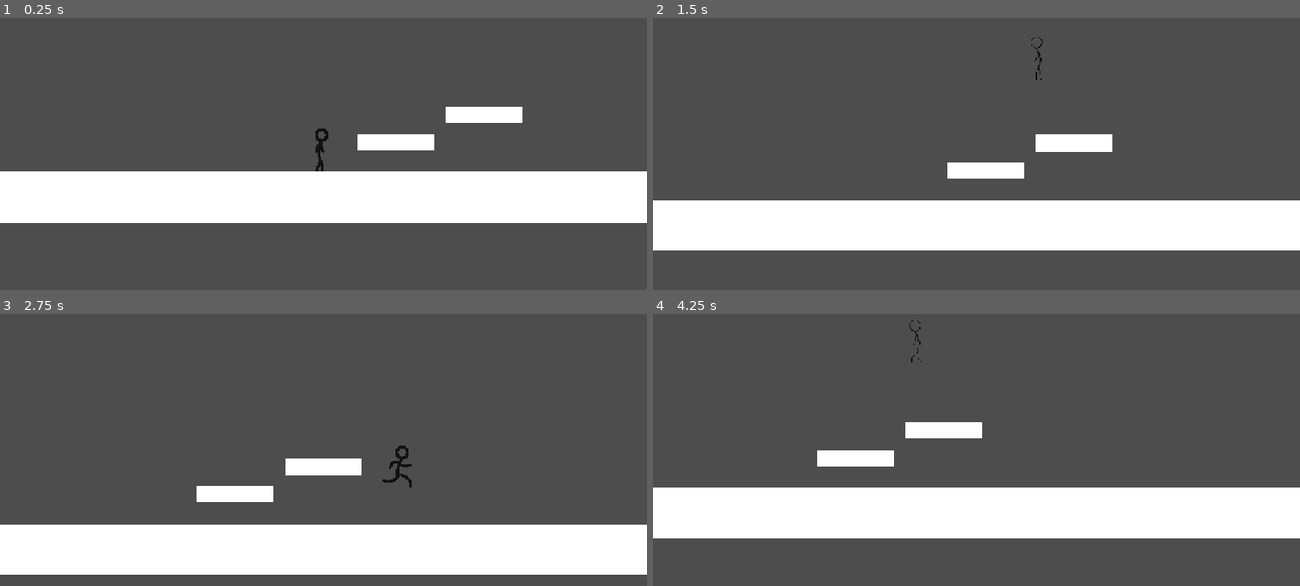
Above: before the commit, frames 1-4 (two rows, left to right).
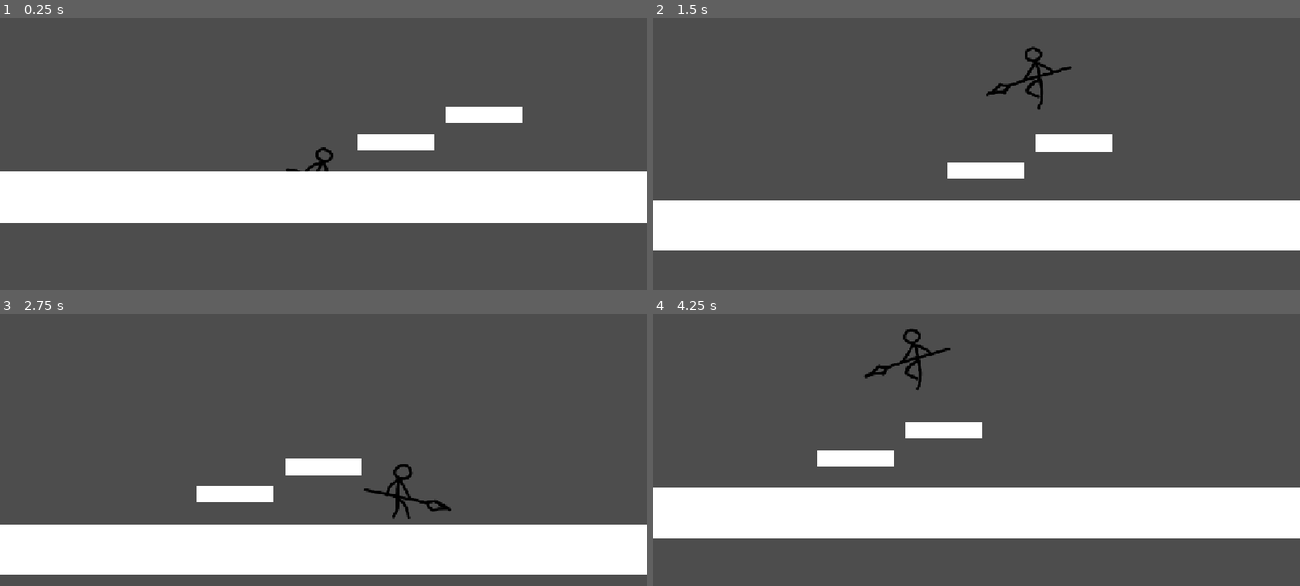
Above: after the commit, the same moments.

Repository: Bogay/by-hook-or-by-crook
Game: Godot game, scene res://Scenes/basic_scene.tscn
Same seed, same stepped clock (60 frames per second), same inputs: the game is played once before the commit and once after it.
Inputs:
- Up to frame 1 (0.25 s): no input
- Up to frame 2 (1.5 s): hold D (right) 0.53-1.28 s; tap Space (jump) at 0.6, 0.77, 1.07, 1.35 s; hold S (down) from 1.28 s (still down)
- Up to frame 3 (2.75 s): tap Space (jump) at 1.52, 1.82, 2.1 s; release S (down) at 2.03 s; hold D (right) from 2.03 s (still down)
- Up to frame 4 (4.25 s): release D (right) at 2.78 s; hold W (up) 2.78-3.53 s; tap Space (jump) at 2.85, 3.02, 3.32, 3.6, 3.77, 4.07 s; hold A (left) from 3.53 s (still down)

The runs differ from the first frame. In frame 1, 0.2% of the frame differs, in the area x 44-52%, y 40-57%; in frame 2, 0.5%; in frame 3, 0.6%, in the area x 56-70%, y 48-76%; in frame 4, 0.5%.

Commit message:
feat: add animation

Diff:
--- a/Animations/Player_sprite_frames.tres
+++ b/Animations/Player_sprite_frames.tres
@@ -1,9 +1,13 @@
-[gd_resource type="SpriteFrames" load_steps=33 format=3 uid="uid://bvkhxxduyv7jo"]
+[gd_resource type="SpriteFrames" load_steps=54 format=3 uid="uid://bvkhxxduyv7jo"]
 
 [ext_resource type="Texture2D" uid="uid://bde0idma40lrr" path="res://Resources/StickmanPack/Idle/thickIdleSheet.png" id="1_1gpeh"]
 [ext_resource type="Texture2D" uid="uid://bsumdp5ocoinl" path="res://Resources/StickmanPack/Punch/thickPunchSheet.png" id="1_b44xj"]
 [ext_resource type="Texture2D" uid="uid://bc6llwvyv1vd3" path="res://Resources/StickmanPack/Run/thickRunSheet.png" id="2_b44xj"]
+[ext_resource type="Texture2D" uid="uid://dxt7qlqc5cdi7" path="res://Resources/stickman/attack.png" id="2_exy21"]
 [ext_resource type="Texture2D" uid="uid://duhrhoa63bjws" path="res://Resources/StickmanPack/Jump/Jump.png" id="3_t5otg"]
+[ext_resource type="Texture2D" uid="uid://b77601lr61hm3" path="res://Resources/stickman/idle.png" id="4_i12xo"]
+[ext_resource type="Texture2D" uid="uid://bxs38qrxd5ywo" path="res://Resources/stickman/walk.png" id="5_63wog"]
+[ext_resource type="Texture2D" uid="uid://657lqsdlgbfx" path="res://Resources/stickman/jump.png" id="6_g3ntx"]
 
 [sub_resource type="AtlasTexture" id="AtlasTexture_h2iha"]
 atlas = ExtResource("1_b44xj")
@@ -45,6 +49,26 @@
 atlas = ExtResource("1_b44xj")
 region = Rect2(576, 0, 64, 64)
 
+[sub_resource type="AtlasTexture" id="AtlasTexture_ttt6v"]
+atlas = ExtResource("2_exy21")
+region = Rect2(0, 0, 192, 128)
+
+[sub_resource type="AtlasTexture" id="AtlasTexture_0s1nw"]
+atlas = ExtResource("2_exy21")
+region = Rect2(192, 0, 192, 128)
+
+[sub_resource type="AtlasTexture" id="AtlasTexture_x83fr"]
+atlas = ExtResource("2_exy21")
+region = Rect2(384, 0, 192, 128)
+
+[sub_resource type="AtlasTexture" id="AtlasTexture_fna4l"]
+atlas = ExtResource("2_exy21")
+region = Rect2(0, 128, 192, 128)
+
+[sub_resource type="AtlasTexture" id="AtlasTexture_httlm"]
+atlas = ExtResource("2_exy21")
+region = Rect2(192, 128, 192, 128)
+
 [sub_resource type="AtlasTexture" id="AtlasTexture_t5otg"]
 atlas = ExtResource("1_1gpeh")
 region = Rect2(0, 0, 64, 64)
@@ -68,6 +92,18 @@
 [sub_resource type="AtlasTexture" id="AtlasTexture_3opeh"]
 atlas = ExtResource("1_1gpeh")
 region = Rect2(320, 0, 64, 64)
+
+[sub_resource type="AtlasTexture" id="AtlasTexture_rwxjg"]
+atlas = ExtResource("4_i12xo")
+region = Rect2(0, 0, 192, 128)
+
+[sub_resource type="AtlasTexture" id="AtlasTexture_iuvdv"]
+atlas = ExtResource("4_i12xo")
+region = Rect2(192, 0, 192, 128)
+
+[sub_resource type="AtlasTexture" id="AtlasTexture_gr4ht"]
+atlas = ExtResource("4_i12xo")
+region = Rect2(0, 128, 192, 128)
 
 [sub_resource type="AtlasTexture" id="AtlasTexture_08bnm"]
 atlas = ExtResource("3_t5otg")
@@ -117,6 +153,42 @@
 atlas = ExtResource("2_b44xj")
 region = Rect2(512, 0, 64, 64)
 
+[sub_resource type="AtlasTexture" id="AtlasTexture_nr8fl"]
+atlas = ExtResource("5_63wog")
+region = Rect2(0, 0, 192, 128)
+
+[sub_resource type="AtlasTexture" id="AtlasTexture_un7cp"]
+atlas = ExtResource("5_63wog")
+region = Rect2(192, 0, 192, 128)
+
+[sub_resource type="AtlasTexture" id="AtlasTexture_wcaba"]
+atlas = ExtResource("5_63wog")
+region = Rect2(384, 0, 192, 128)
+
+[sub_resource type="AtlasTexture" id="AtlasTexture_v8l70"]
+atlas = ExtResource("5_63wog")
+region = Rect2(0, 128, 192, 128)
+
+[sub_resource type="AtlasTexture" id="AtlasTexture_vl55i"]
+atlas = ExtResource("5_63wog")
+region = Rect2(192, 128, 192, 128)
+
+[sub_resource type="AtlasTexture" id="AtlasTexture_hfm2l"]
+atlas = ExtResource("5_63wog")
+region = Rect2(384, 128, 192, 128)
+
+[sub_resource type="AtlasTexture" id="AtlasTexture_x3425"]
+atlas = ExtResource("5_63wog")
+region = Rect2(0, 256, 192, 128)
+
+[sub_resource type="AtlasTexture" id="AtlasTexture_wlq2t"]
+atlas = ExtResource("5_63wog")
+region = Rect2(192, 256, 192, 128)
+
+[sub_resource type="AtlasTexture" id="AtlasTexture_1guiv"]
+atlas = ExtResource("5_63wog")
+region = Rect2(384, 256, 192, 128)
+
 [resource]
 animations = [{
 "frames": [{
@@ -154,6 +226,26 @@
 "name": &"attack",
 "speed": 12.0
 }, {
+"frames": [{
+"duration": 1.0,
+"texture": SubResource("AtlasTexture_ttt6v")
+}, {
+"duration": 1.0,
+"texture": SubResource("AtlasTexture_0s1nw")
+}, {
+"duration": 1.0,
+"texture": SubResource("AtlasTexture_x83fr")
+}, {
+"duration": 1.0,
+"texture": SubResource("AtlasTexture_fna4l")
+}, {
+"duration": 1.0,
+"texture": SubResource("AtlasTexture_httlm")
+}],
+"loop": true,
+"name": &"attack2",
+"speed": 5.0
+}, {
 "frames": [],
 "loop": true,
 "name": &"dead",
@@ -184,6 +276,20 @@
 }, {
 "frames": [{
 "duration": 1.0,
+"texture": SubResource("AtlasTexture_rwxjg")
+}, {
+"duration": 1.0,
+"texture": SubResource("AtlasTexture_iuvdv")
+}, {
+"duration": 1.0,
+"texture": SubResource("AtlasTexture_gr4ht")
+}],
+"loop": true,
+"name": &"idle2",
+"speed": 5.0
+}, {
+"frames": [{
+"duration": 1.0,
 "texture": SubResource("AtlasTexture_08bnm")
 }, {
 "duration": 1.0,
@@ -196,6 +302,14 @@
 "name": &"jump",
 "speed": 5.0
 }, {
+"frames": [{
+"duration": 1.0,
+"texture": ExtResource("6_g3ntx")
+}],
+"loop": true,
+"name": &"jump2",
+"speed": 5.0
+}, {
 "frames": [],
 "loop": true,
 "name": &"pull",
@@ -237,4 +351,36 @@
 "loop": true,
 "name": &"walk",
 "speed": 24.0
+}, {
+"frames": [{
+"duration": 1.0,
+"texture": SubResource("AtlasTexture_nr8fl")
+}, {
+"duration": 1.0,
+"texture": SubResource("AtlasTexture_un7cp")
+}, {
+"duration": 1.0,
+"texture": SubResource("AtlasTexture_wcaba")
+}, {
+"duration": 1.0,
+"texture": SubResource("AtlasTexture_v8l70")
+}, {
+"duration": 1.0,
+"texture": SubResource("AtlasTexture_vl55i")
+}, {
+"duration": 1.0,
+"texture": SubResource("AtlasTexture_hfm2l")
+}, {
+"duration": 1.0,
+"texture": SubResource("AtlasTexture_x3425")
+}, {
+"duration": 1.0,
+"texture": SubResource("AtlasTexture_wlq2t")
+}, {
+"duration": 1.0,
+"texture": SubResource("AtlasTexture_1guiv")
+}],
+"loop": true,
+"name": &"walk2",
+"speed": 12.0
 }]
--- a/Scripts/PlayerController.gd
+++ b/Scripts/PlayerController.gd
@@ -111,13 +111,13 @@
 func _animate():
 	match current_state:
 		State.IDLE:
-			animated_sprite.animation = "idle"
+			animated_sprite.animation = "idle2"
 		State.RUN:
-			animated_sprite.animation = "walk"
+			animated_sprite.animation = "walk2"
 		State.JUMP:
-			animated_sprite.animation = "jump"
+			animated_sprite.animation = "jump2"
 		State.ATTACK:
-			animated_sprite.animation = "attack"
+			animated_sprite.animation = "attack2"
 		State.DEAD:
 			animated_sprite.animation = "dead"
 
Binary file added: Resources/stickman/attack.png
Not shown, added: Resources/stickman/attack.png.import
Binary file added: Resources/stickman/idle.png
Not shown, added: Resources/stickman/idle.png.import
Binary file added: Resources/stickman/jump.png
Not shown, added: Resources/stickman/jump.png.import
Binary file added: Resources/stickman/pull.png
Not shown, added: Resources/stickman/pull.png.import
Binary file added: Resources/stickman/throw.png
Not shown, added: Resources/stickman/throw.png.import
Binary file added: Resources/stickman/walk.png
Not shown, added: Resources/stickman/walk.png.import
(and 2 more such lines)
